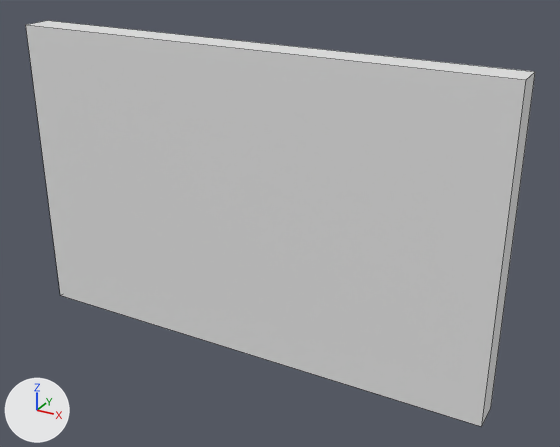
Two versions of the Blender file WindowModel.blend, one commit apart.
Before and after are seen from a 50 mm camera at (5.82, -9.52, 4.61) aimed at (0.49, 0.16, -0.23). Lighting does not change. The marker at lower left points along +X, +Y and +Z. The older version comes first. Mesh edges are drawn as thin lines.
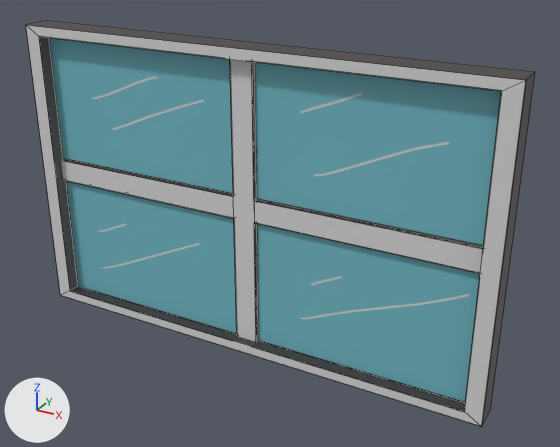
Where the change shows, as pixel boxes [x1, y1, x2, y2] in the pictures (560 x 447 px):
part 1 of me_cube_001, cut back
    both: [26, 25, 526, 427]
part 2 of me_cube_001, recoloured
    both: [27, 20, 535, 425]

What the commit changed:
Picture 'WindowTexture.png' (img_windowtexture_png) is new.
Material 'Material.001' (mat_material_001) is new.
Its texture is img_windowtexture_png.
me_cube_001 is used by ob_cube; location (0.0, 0.0, 0.0); scale (4.0, 0.246, 2.5).
me_cube_001 had 8 vertices, 6 faces and spanned x -1.0..1.0, y -1.0..1.0, z -1.0..1.0.
me_cube_001 now has 44 vertices, 42 faces and spans x -1.0..1.0, y -1.0..1.0, z -1.0..1.0.
Part 1, on me_cube_001:
1 face is deleted.
24 vertices are added at x -1.0..1.0, y -1.0..-0.19, z -1.0..1.0.
12 new vertices lie (0.88, 0.0, 0.0) away from vertices in x -0.93..0.05, y -0.43..-0.19, z -0.93..0.93.
37 new faces join them.
me_cube_001 part 2: 5 faces spanning x -1.0..1.0, y -1.0..1.0, z -1.0..1.0 switch from no material to mat_material_001 (picture img_windowtexture_png).
